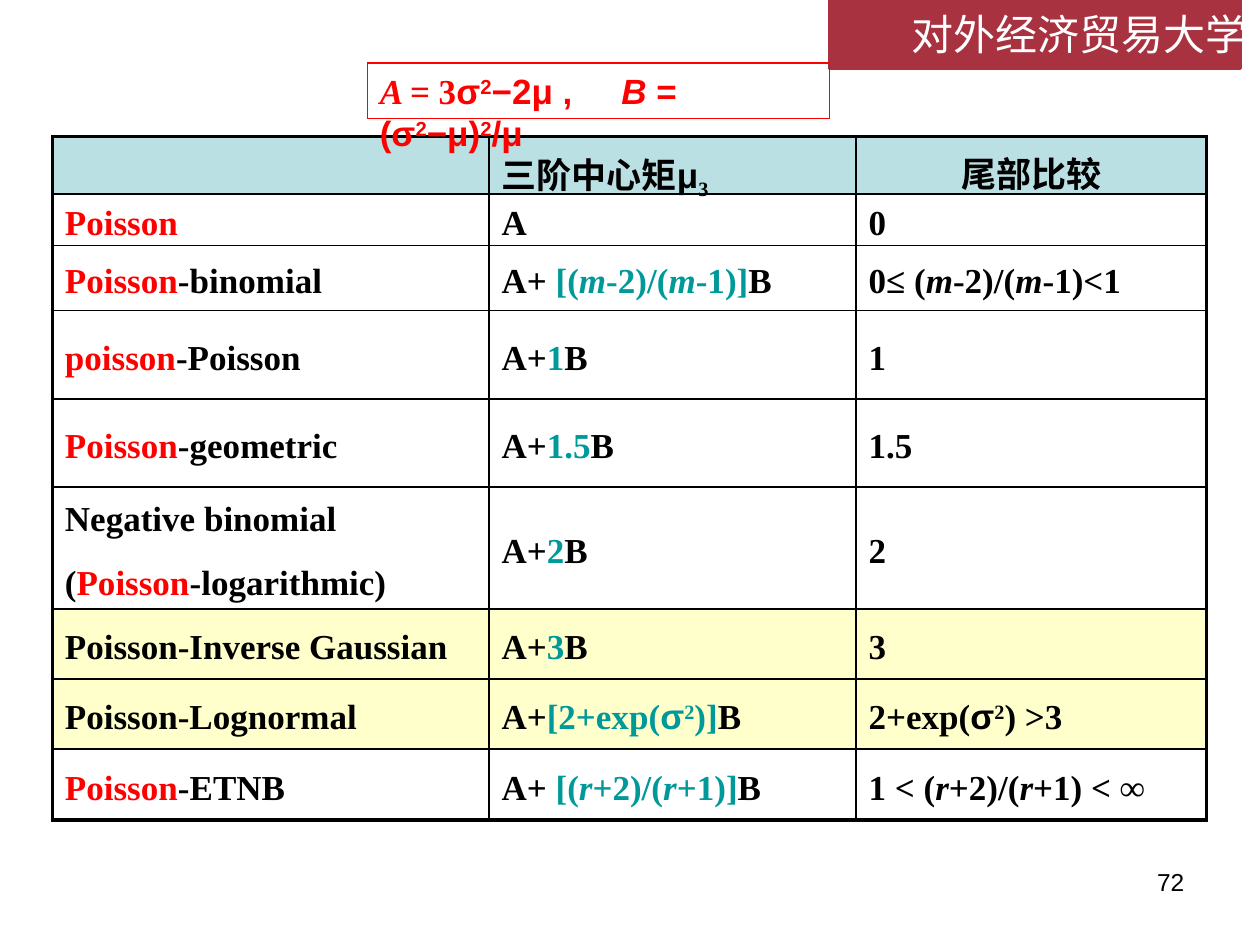
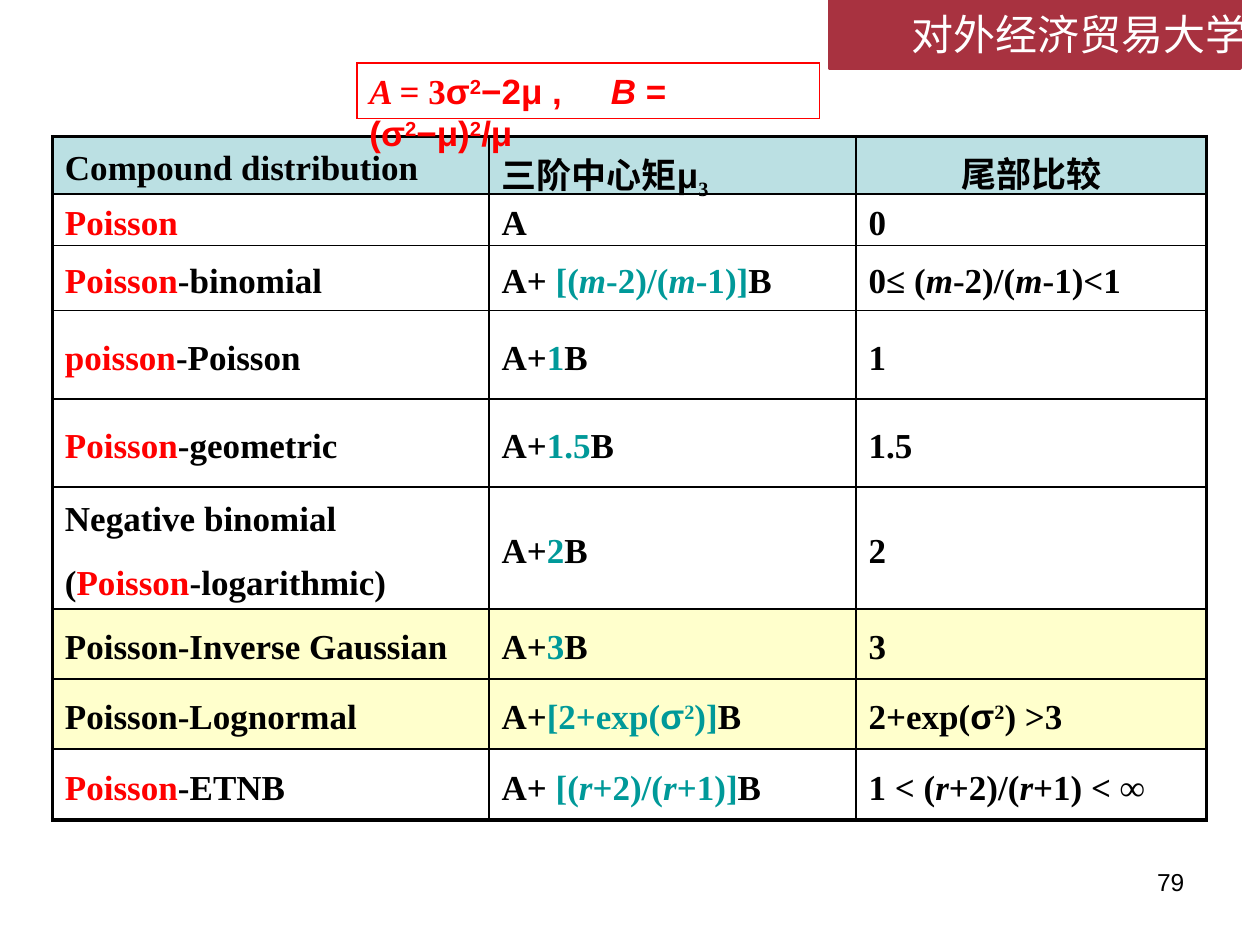
Before and after one commit to lizhengxiao/Non-life-Insurance-Actuarial-Science, a slide deck: slide 79 of Lectures/Week 4 - 损失次数模型.pptx (slide 72 before the commit). Drawn at 1260x945 pixels with LibreOffice and Linux fonts; fonts in the diff are those of the drawing; background and template pictures are left out. Boxes give left, top, right and bottom in pixels: in the first picture for what was removed or moved away, otherwise in the second. Text is boxed around its words. In the diff, an @@ line names an element or a change of style, - is before the commit and + after.

```diff
--- a/Lectures/Week 4 - 损失次数模型.pptx
+++ b/Lectures/Week 4 - 损失次数模型.pptx
@@ rectangle "A = 3σ2−2μ , Β ...": place and size @@
-rectangle "A = 3σ2−2μ , Β ..." at box(368, 63, 830, 118)
+rectangle "A = 3σ2−2μ , Β ..." at box(357, 63, 819, 118)
@@ table at box(53, 136, 1207, 814) @@
-row 1, column 1: 
+row 1, column 1: Compound distribution
@@ page number at box(1157, 874, 1184, 892): text changed @@
-72
+79
```
Also in this commit, not shown: 8 other slides changed, 14 slides added, 2 slides removed.
